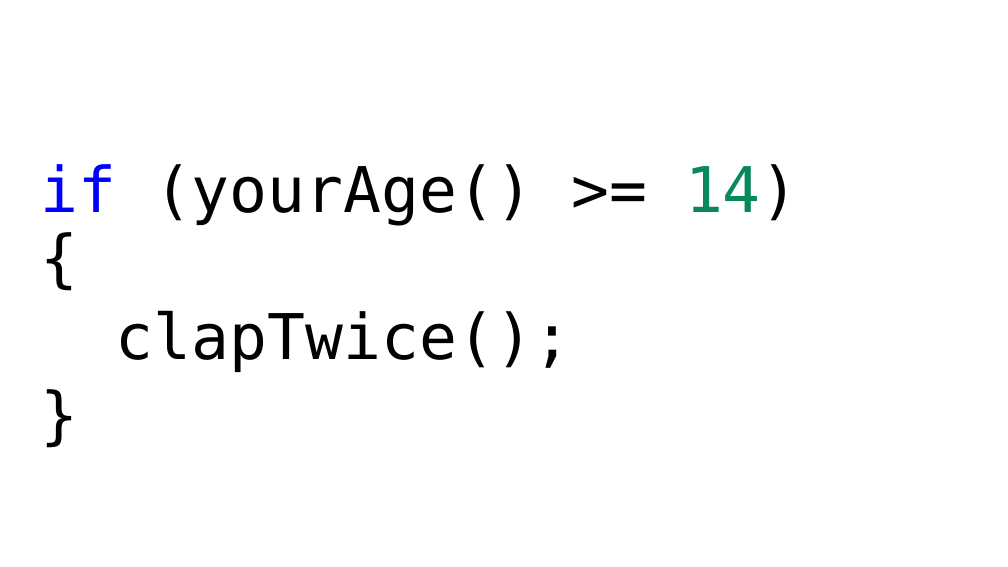
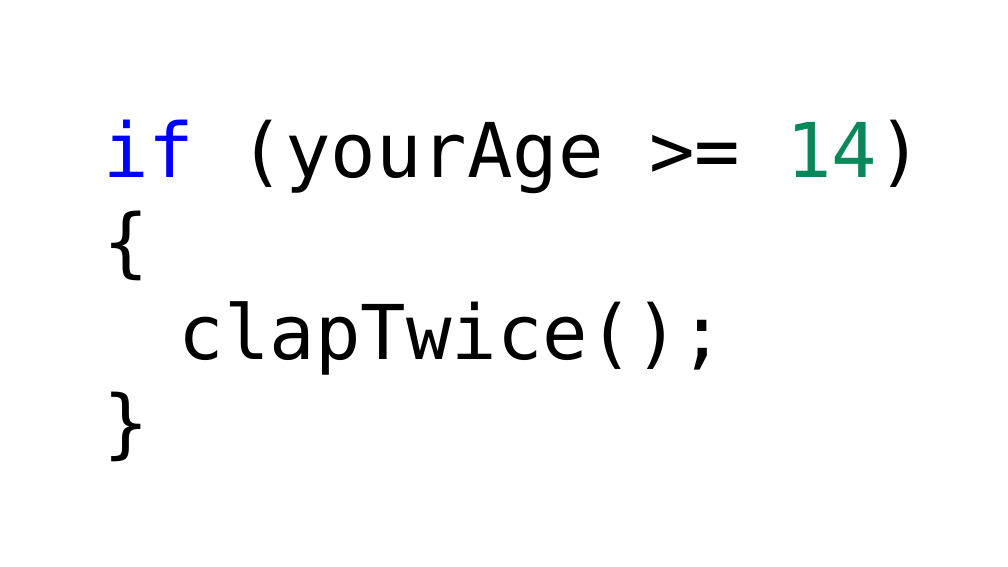
Before and after one commit to hytechclub/web-102, a slide deck: slide 13 of Week05/BeTheComputer.pptx. Drawn at 1008x567 pixels with LibreOffice and Linux fonts; fonts in the diff are those of the drawing; background and template pictures are left out. Boxes give left, top, right and bottom in pixels: in the first picture for what was removed or moved away, otherwise in the second. Text is boxed around its words. In the diff, an @@ line names an element or a change of style, - is before the commit and + after.

```diff
--- a/Week05/BeTheComputer.pptx
+++ b/Week05/BeTheComputer.pptx
@@ text "if (yourAge >= 14) {": place and size @@
-text "if (yourAge >= 14) {" at box(40, 164, 799, 372)
+text "if (yourAge >= 14) {" at box(103, 119, 923, 375)
@@ text "if (yourAge >= 14) {" at box(103, 119, 923, 375): vertical alignment top to middle @@
@@ text at box(103, 119, 923, 193): text changed; size 60 to 72 pt @@
-if (yourAge() >= 14) {
+if (yourAge >= 14) {
@@ text at box(179, 301, 725, 375): size 60 to 72 pt in "clapTwice();", "}"; line spacing 0.9 to 1; less space between paragraphs @@
```
Also in this commit, not shown: 17 other slides changed, 1 slide added, 1 slide removed, 4 other files.
